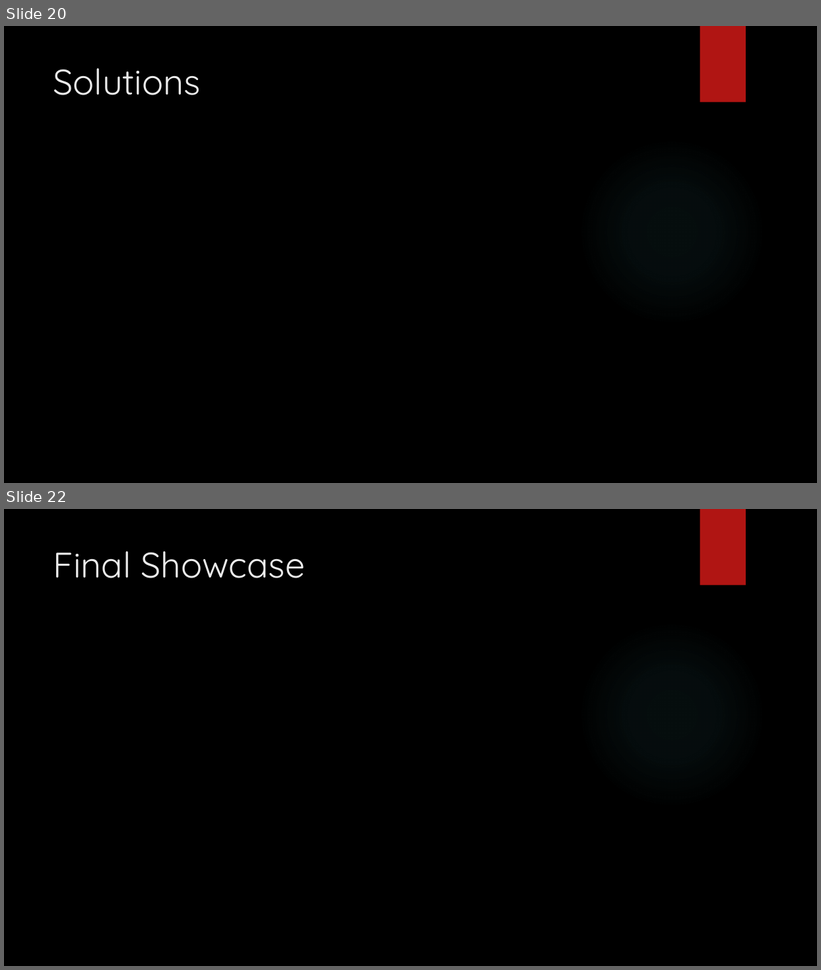
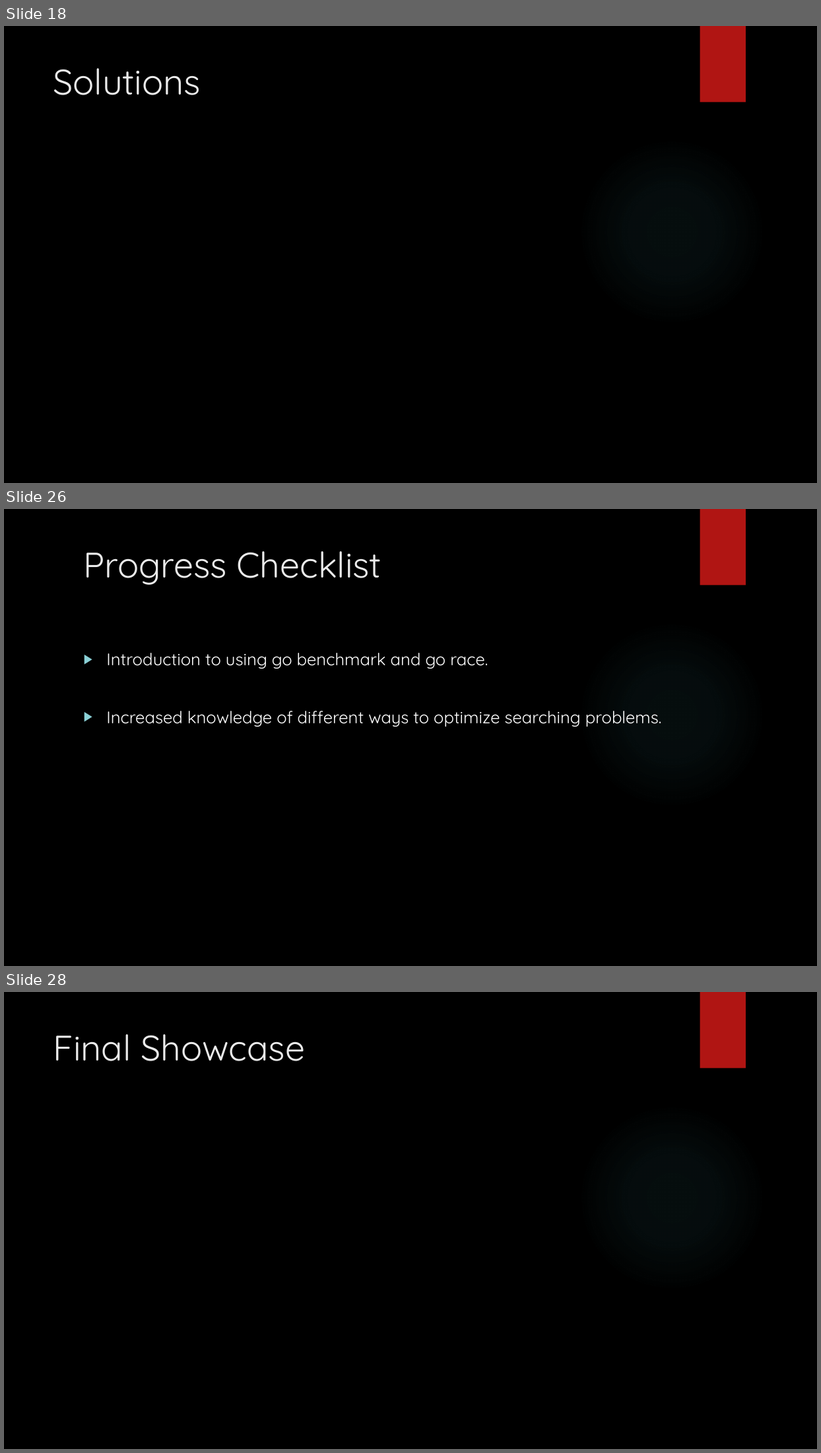
Before and after one commit to jaminologist/GopherLife, a slide deck: GopherLife.pptx. Shown one above the other, each under a label of ours: slides 20 and 22 before the commit, slides 18, 26 and 28 after it; the slides between them are not shown. The pictures are 821x970 and 821x1453 pixels, drawn with LibreOffice and Linux fonts; fonts in the diff are those of the drawing; background and template pictures are left out. Boxes give left, top, right and bottom in pixels: in the first picture for what was removed or moved away, otherwise in the second. Text is boxed around its words. In the diff, an @@ line names an element or a change of style, - is before the commit and + after.

```diff
--- a/GopherLife.pptx
+++ b/GopherLife.pptx
@@ slide 26 added at (4, 509, 817, 966), background picture (left out); not listed: 2 template elements that a slide beside it also shows @@
@@ title added at (84, 551, 382, 585), 42 pt, text #EBEBEB @@
+Progress Checklist
@@ text added at (106, 653, 662, 727), 20 pt, text #FFFFFF @@
+▶ Introduction to using go benchmark and go race.
+▶ Increased knowledge of different ways to optimize searching problems.
@@ what was slide 20 is now slide 18 @@
@@ what was slide 22 is now slide 28 @@
```
Also in this commit, not shown: 5 slides changed, 5 other slides added, 4 other files.
